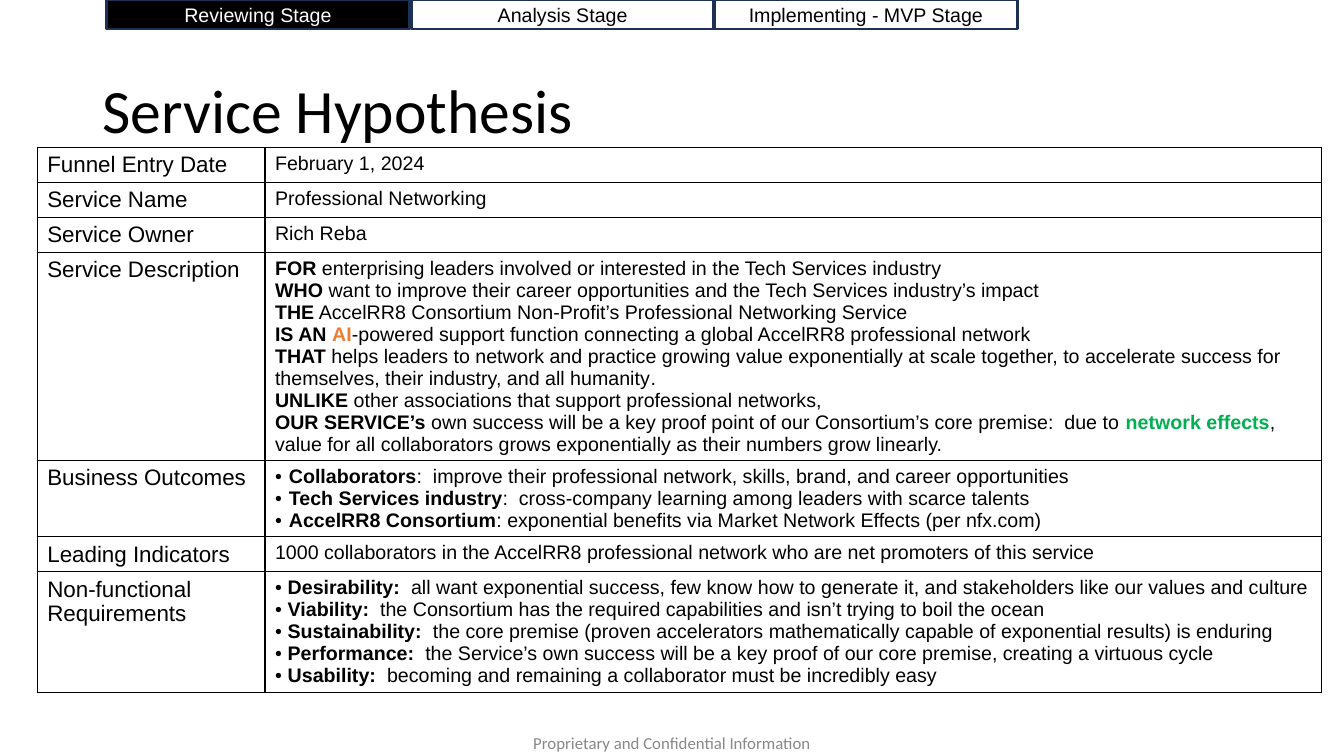
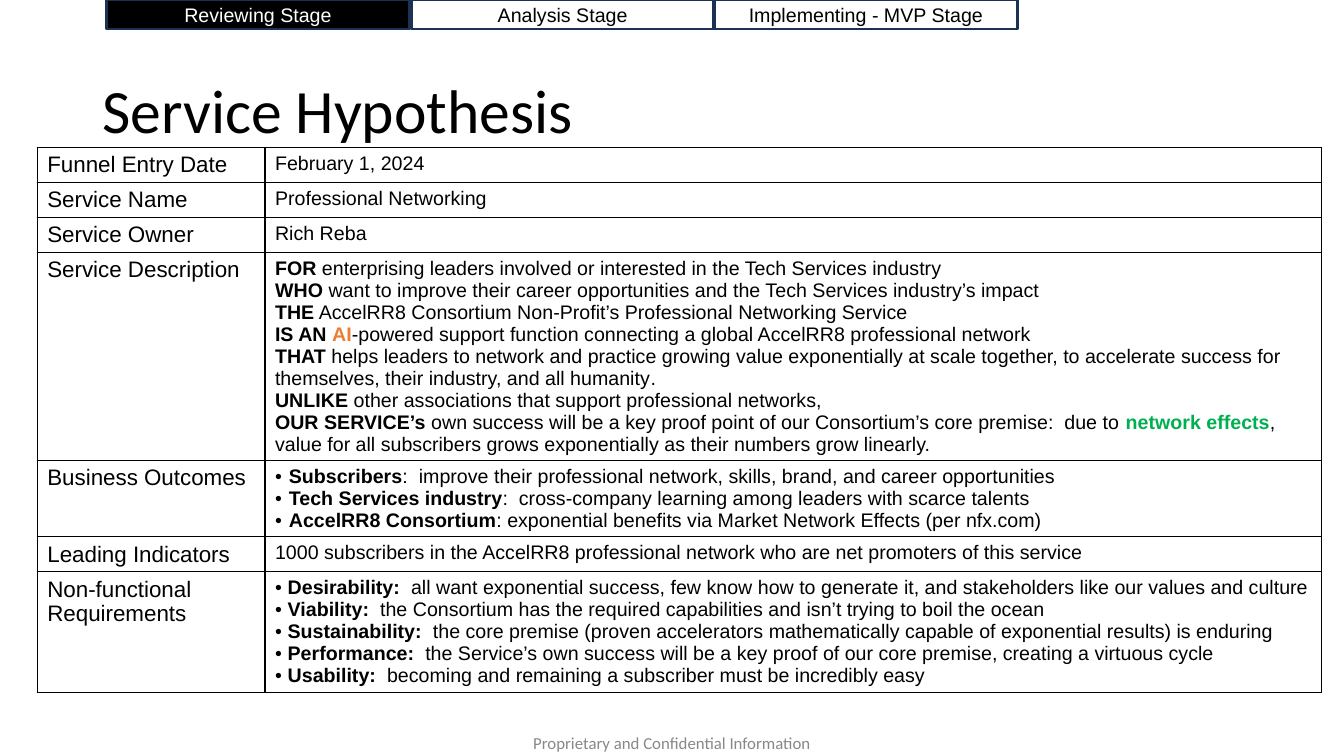
Before and after one commit to AccelRR8-Consortium-NonProfit/Management-Public, a slide deck: slide 3 of docs/2_Value_Creation/2a_Product/Professional Networking/Professional Networking v1 Lean Business Case.pptx. Drawn at 1344x756 pixels with LibreOffice and Linux fonts; fonts in the diff are those of the drawing; background and template pictures are left out. Boxes give left, top, right and bottom in pixels: in the first picture for what was removed or moved away, otherwise in the second. Text is boxed around its words. In the diff, an @@ line names an element or a change of style, - is before the commit and + after.

Commit message:
Updated Professional Networking Service v1 Lean Business Case

```diff
--- a/docs/2_Value_Creation/2a_Product/Professional Networking/Professional Networking v1 Lean Business Case.pptx
+++ b/docs/2_Value_Creation/2a_Product/Professional Networking/Professional Networking v1 Lean Business Case.pptx
@@ table at [37, 147, 1322, 725] @@
-row 4, column 2: FOR enterprising leaders involved or interested in the Tech Services industry / WHO want to improve their career opportunities and the Tech Services industry’s impact / THE AccelRR8 Consortium Non-Profit’s Professional Networking Service / IS AN AI-powered support function connecting a global AccelRR8 professional network / THAT helps leaders to network and practice growing value exponentially at scale together, to accelerate success for themselves, their industry, and all humanity. / UNLIKE other associations that support professional networks, / OUR SERVICE’s own success will be a key proof point of our Consortium’s core premise: due to network effects, value for all collaborators grows exponentially as their numbers grow linearly.
+row 4, column 2: FOR enterprising leaders involved or interested in the Tech Services industry / WHO want to improve their career opportunities and the Tech Services industry’s impact / THE AccelRR8 Consortium Non-Profit’s Professional Networking Service / IS AN AI-powered support function connecting a global AccelRR8 professional network / THAT helps leaders to network and practice growing value exponentially at scale together, to accelerate success for themselves, their industry, and all humanity. / UNLIKE other associations that support professional networks, / OUR SERVICE’s own success will be a key proof point of our Consortium’s core premise: due to network effects, value for all subscribers grows exponentially as their numbers grow linearly.
-row 5, column 2: Collaborators: improve their professional network, skills, brand, and career opportunities / Tech Services industry: cross-company learning among leaders with scarce talents / AccelRR8 Consortium: exponential benefits via Market Network Effects (per nfx.com)
+row 5, column 2: Subscribers: improve their professional network, skills, brand, and career opportunities / Tech Services industry: cross-company learning among leaders with scarce talents / AccelRR8 Consortium: exponential benefits via Market Network Effects (per nfx.com)
-row 6, column 2: 1000 collaborators in the AccelRR8 professional network who are net promoters of this service
+row 6, column 2: 1000 subscribers in the AccelRR8 professional network who are net promoters of this service
-row 7, column 2: Desirability: all want exponential success, few know how to generate it, and stakeholders like our values and culture / Viability: the Consortium has the required capabilities and isn’t trying to boil the ocean / Sustainability: the core premise (proven accelerators mathematically capable of exponential results) is enduring / Performance: the Service’s own success will be a key proof of our core premise, creating a virtuous cycle / Usability: becoming and remaining a collaborator must be incredibly easy
+row 7, column 2: Desirability: all want exponential success, few know how to generate it, and stakeholders like our values and culture / Viability: the Consortium has the required capabilities and isn’t trying to boil the ocean / Sustainability: the core premise (proven accelerators mathematically capable of exponential results) is enduring / Performance: the Service’s own success will be a key proof of our core premise, creating a virtuous cycle / Usability: becoming and remaining a subscriber must be incredibly easy
```
Also in this commit, not shown: 8 other slides changed, 3 other files.
